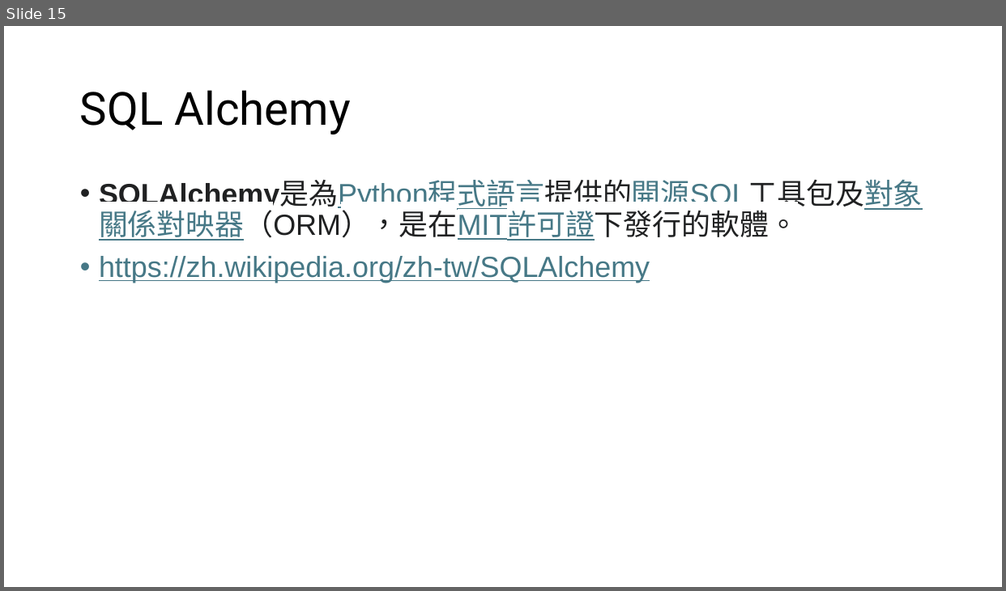
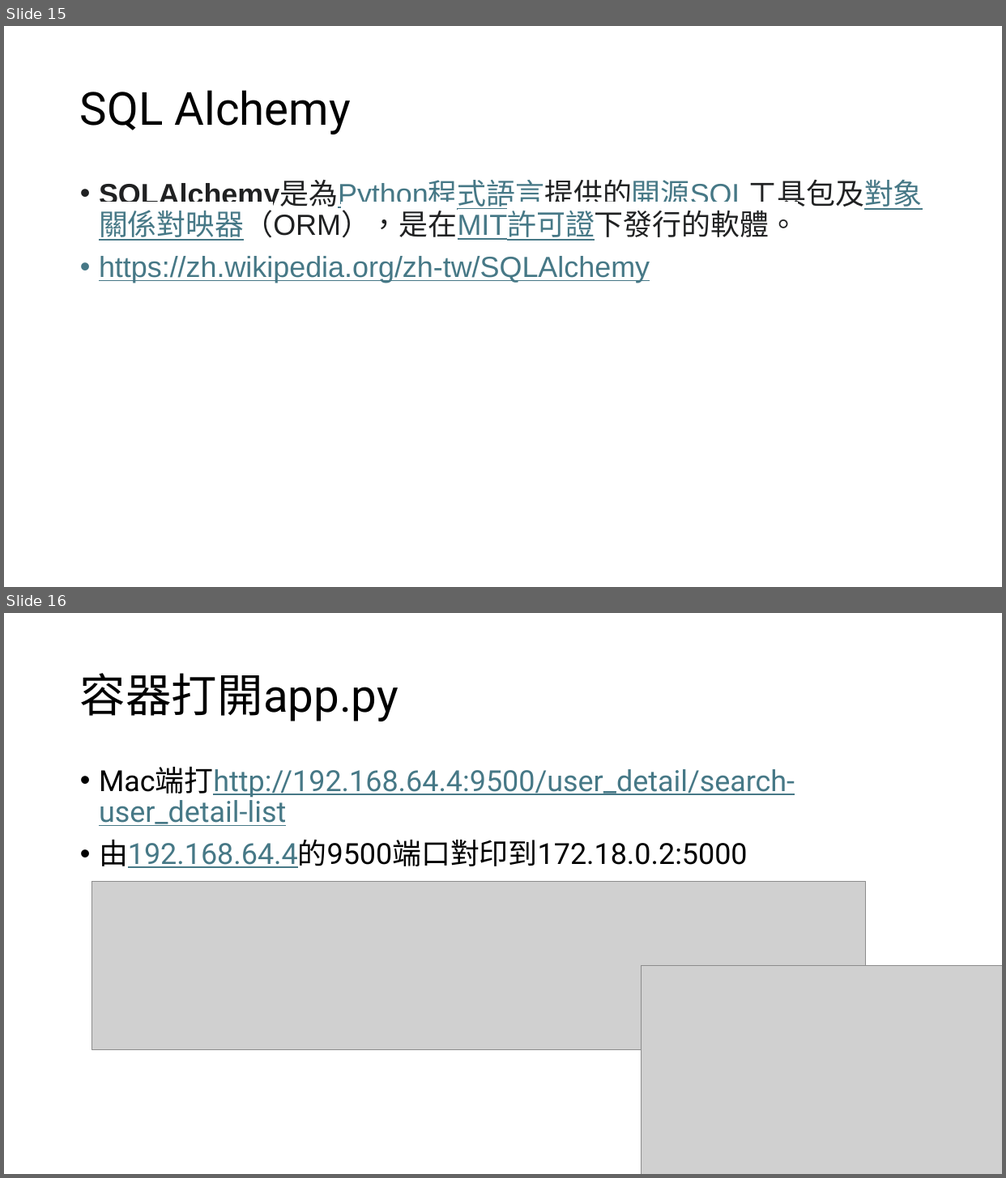
Before and after one commit to frankpeng1218/Python_learning, a slide deck: multipass_ubuntu_installation/ubuntu_installation.pptx. Shown one above the other, each under a label of ours: slide 15 before the commit, slides 15 and 16 after it. The pictures are 1006x591 and 1006x1178 pixels, drawn with LibreOffice and Linux fonts; fonts in the diff are those of the drawing; grey boxes stand for pictures. Boxes give left, top, right and bottom in pixels: in the first picture for what was removed or moved away, otherwise in the second. Text is boxed around its words. In the diff, an @@ line names an element or a change of style, - is before the commit and + after.

```diff
--- a/multipass_ubuntu_installation/ubuntu_installation.pptx
+++ b/multipass_ubuntu_installation/ubuntu_installation.pptx
@@ slide 16 added at (x1=4, y1=613, x2=1002, y2=1174), background #FFFFFF @@
@@ title added at (x1=80, y1=673, x2=398, y2=722), 44 pt, text #000000 @@
+容器打開app.py
@@ text added at (x1=99, y1=766, x2=795, y2=868), 28 pt, text #467886, underline @@
+• Mac端打http://192.168.64.4:9500/user_detail/search-user_detail-list
+• 由192.168.64.4的9500端口對印到172.18.0.2:5000
@@ picture added at (x1=91, y1=881, x2=866, y2=1050) @@
@@ picture added at (x1=641, y1=965, x2=1002, y2=1174) @@
```
Also in this commit, not shown: 4 other slides added, 3 slides removed, 8 other files.
